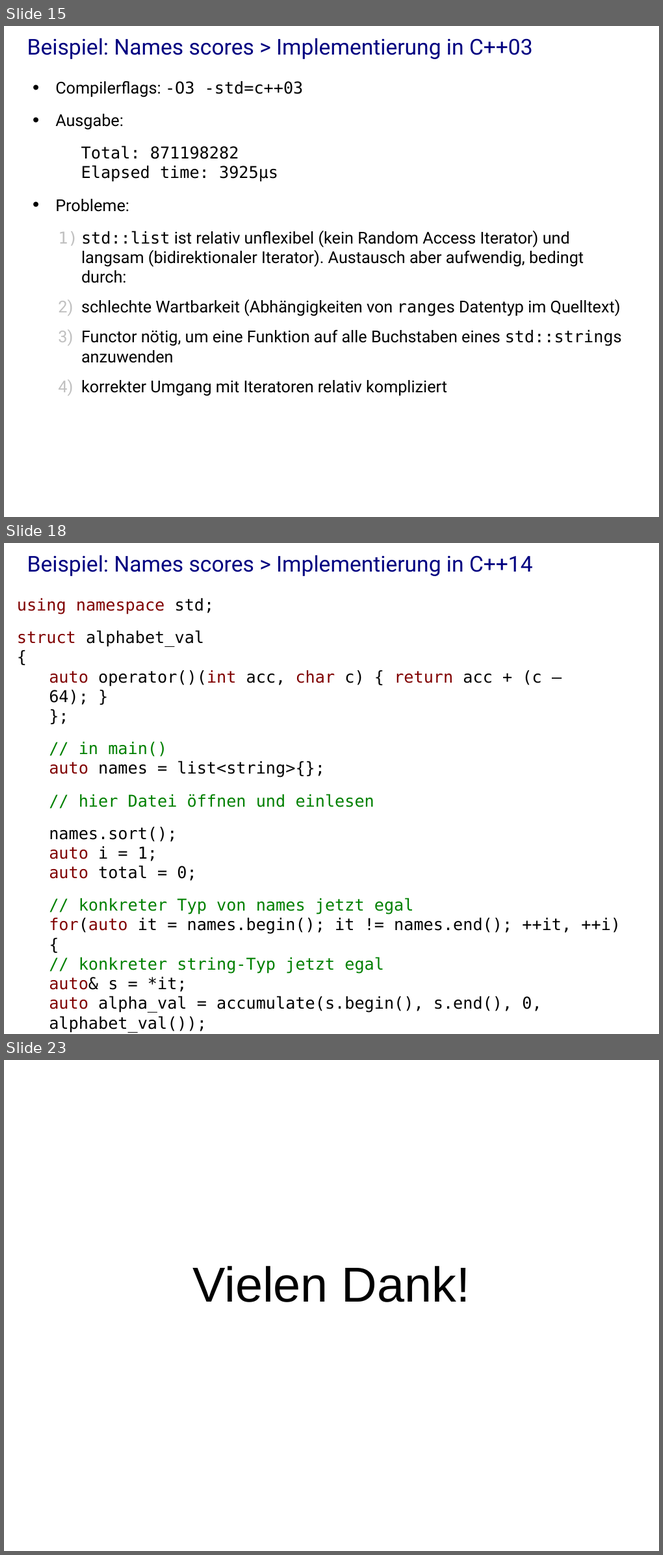
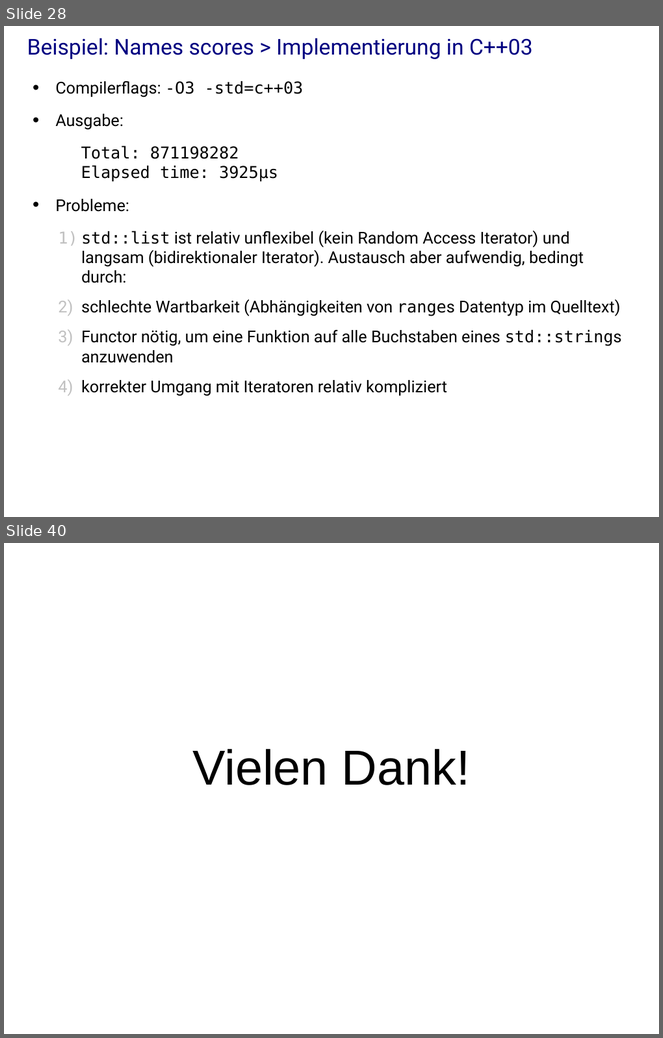
Before and after one commit to j-stephan/hs16, a slide deck: presentation/presentation.odp. Shown one above the other, each under a label of ours: slides 15, 18 and 23 before the commit, slides 28 and 40 after it; the slides between them are not shown. The pictures are 663x1555 and 663x1038 pixels, drawn with LibreOffice and Linux fonts; fonts in the diff are those of the drawing; background and template pictures are left out. Boxes give left, top, right and bottom in pixels: in the first picture for what was removed or moved away, otherwise in the second. Text is boxed around its words. In the diff, an @@ line names an element or a change of style, - is before the commit and + after.

```diff
--- a/presentation/presentation.odp
+++ b/presentation/presentation.odp
@@ slide 18 removed at (x1=4, y1=543, x2=659, y2=1034), background #FFFFFF @@
@@ title removed at (x1=27, y1=555, x2=533, y2=576) @@
-Beispiel: Names scores > Implementierung in C++14
@@ text removed at (x1=17, y1=598, x2=621, y2=1033) @@
-using namespace std;
-struct alphabet_val
-{
-auto operator()(int acc, char c) { return acc + (c – 64); }
-};
-// in main()
-auto names = list<string>{};
-// hier Datei öffnen und einlesen
-names.sort();
-auto i = 1;
-auto total = 0;
-// konkreter Typ von names jetzt egal
-for(auto it = names.begin(); it != names.end(); ++it, ++i)
-{
-// konkreter string-Typ jetzt egal
-auto& s = *it;
-auto alpha_val = accumulate(s.begin(), s.end(), 0, alphabet_val());
-total += alpha_val * i;
-}
@@ what was slide 15 is now slide 28 @@
@@ what was slide 23 is now slide 40 @@
```
Also in this commit, not shown: 9 slides changed, 21 slides added, 3 other slides removed, 1 other file.
